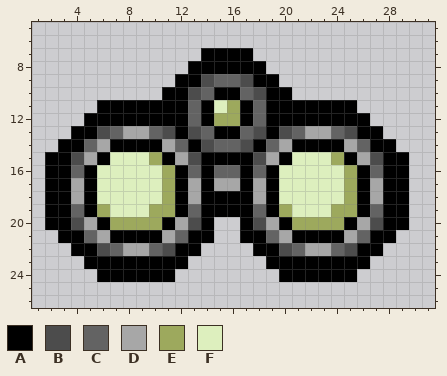
Pixel-art sprite, stored at resources/gfx/items/collectibles/tech_ix.png. Above, as it was before the edit.
The file is 32x32 pixels. Colours within 5 levels of each other are drawn and written as one. Shown: x 1..31, y 5..26.
Palette (. is transparent): A #000000  B #4c4c4c  C #636363  D #a7a7a7  E #9da95d  F #ddefbe
After:
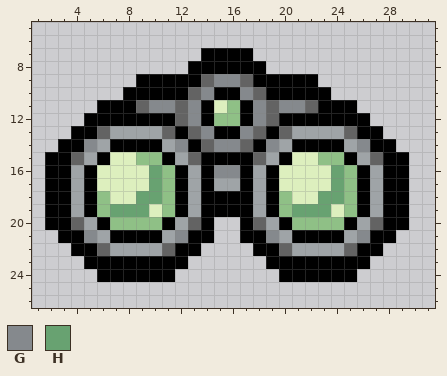
Colours new in this view: G #85898d  H #68a271
Commit: Item sprite updates + Tech IX now has green rings
Diff:
colour D: #a7a7a7 -> #9fa4a7
colour E: #9da95d -> #8fc086
y 9: x 9..11 ... -> AAA; x 14..17 BCCB -> CGGC; x 20..22 ... -> AAA
y 10: x 8..10 ... -> AAA; x 13..14 BC -> CG; x 17..18 CB -> GC; x 21..23 ... -> AAA
y 11: x 9..13 AAAAC -> CGGCG; x 18..22 CAAAA -> GCGGC
y 12: x 12..13 AC -> CG; x 18..19 CA -> GC
y 13: x 6..7 BC -> CD; x 10..11 CB -> DC; x 13..14 BC -> CG; x 17..18 CB -> GC; x 20..21 BC -> CD; x 24..25 CB -> DC
y 14: x 5 C -> G; x 12 C -> G; x 14..17 BCCB -> CGGC; x 19 C -> G; x 26 C -> G
y 15: x 4 B -> C; x 9 F -> E; x 13 B -> C; x 18 B -> C; x 23 F -> E; x 27 B -> C
y 16: x 4 C -> D; x 10 F -> H; x 13 C -> D; x 15..16 CC -> GG; x 18 C -> D; x 24 F -> H; x 27 C -> D
y 17: x 10 F -> H; x 24 F -> H
y 18: x 6 F -> E; x 9..10 FF -> HH; x 20 F -> E; x 23..24 FF -> HH
y 19: x 4 C -> D; x 7..10 FFFE -> HHHF; x 13 C -> D; x 18 C -> D; x 21..24 FFFE -> HHHF; x 27 C -> D
y 20: x 4 B -> C; x 13 B -> C; x 18 B -> C; x 27 B -> C
y 21: x 5 C -> G; x 12 C -> G; x 19 C -> G; x 26 C -> G
y 22: x 6..7 BC -> CD; x 10..11 CB -> DC; x 20..21 BC -> CD; x 24..25 CB -> DC
Changed places in both pictures, as pixel boxes (x1, y1, x2, y2):
changed: (71, 74, 383, 256)
